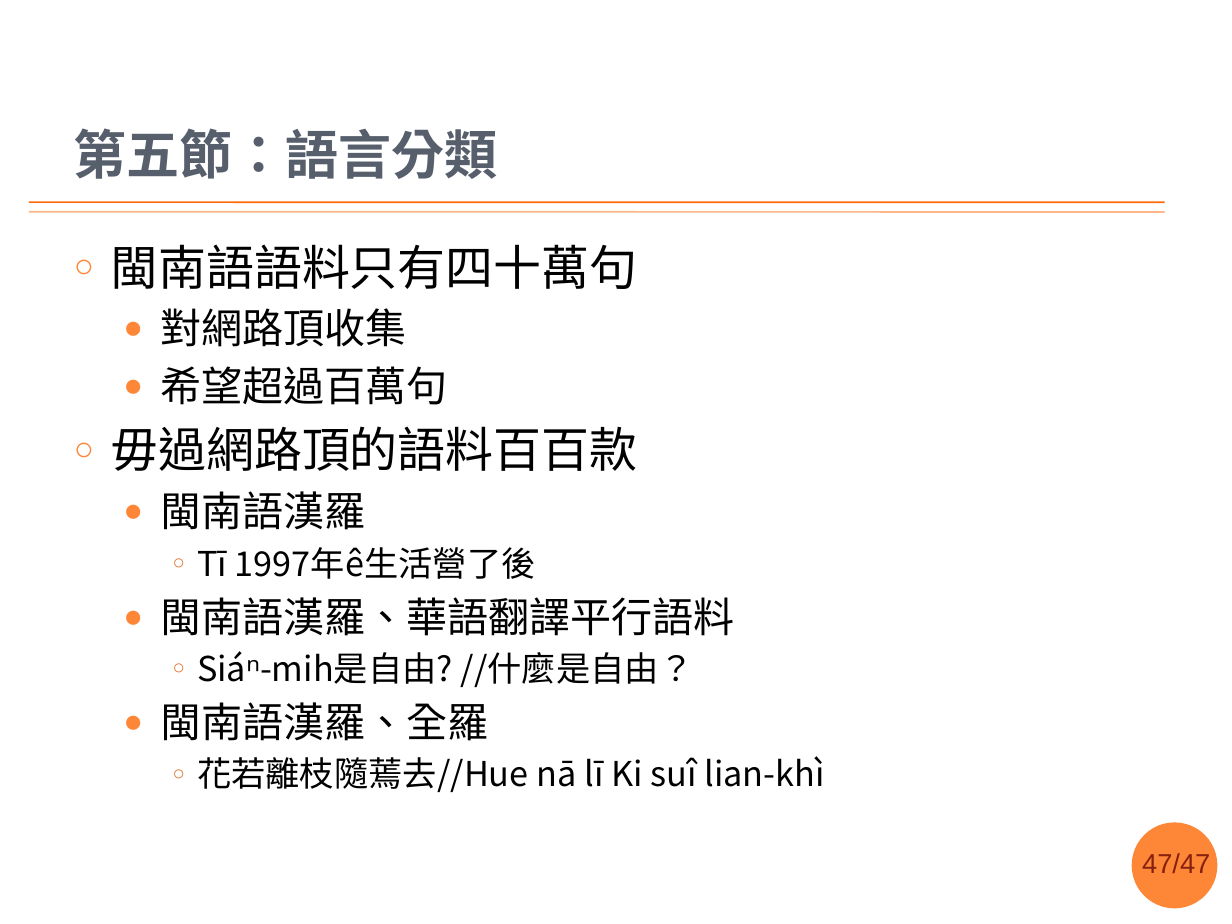
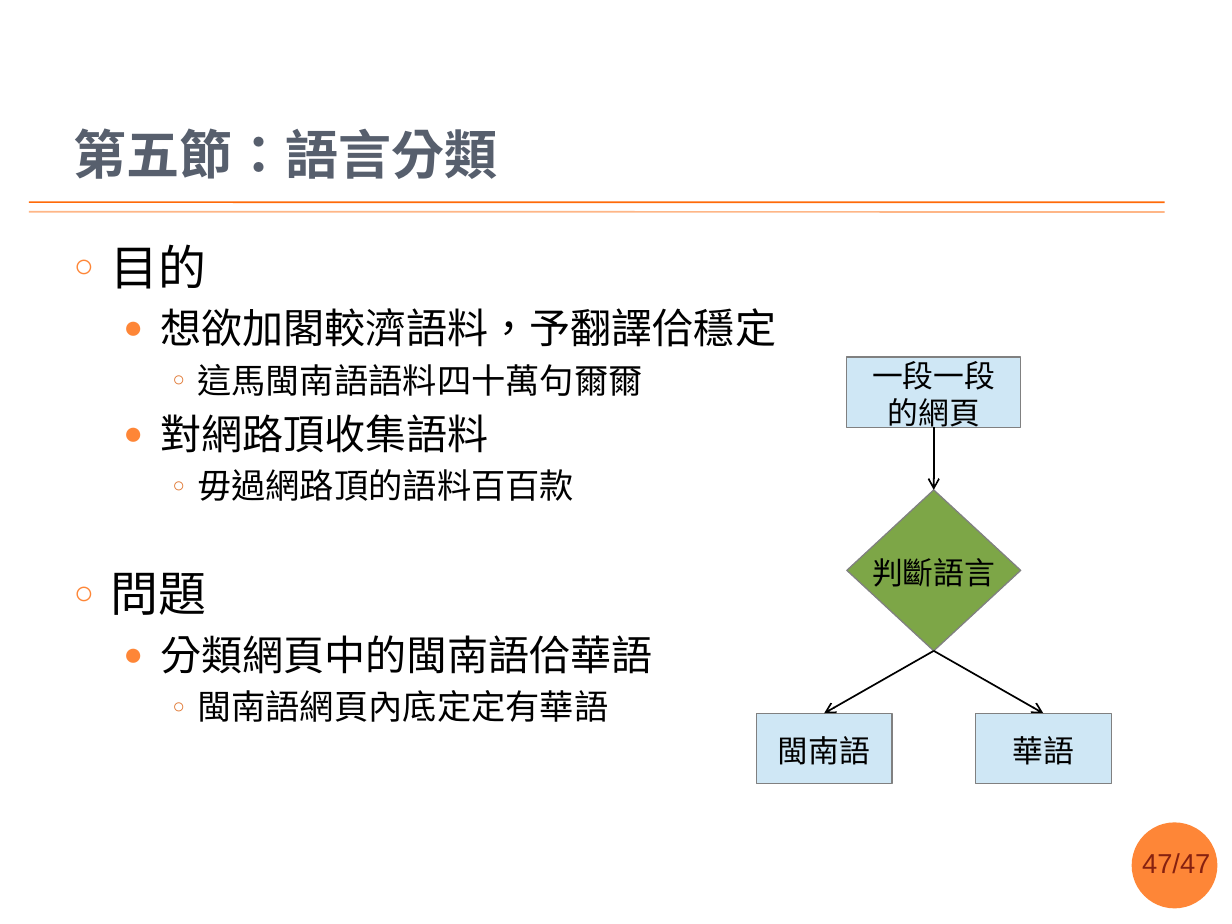
Before and after one commit to sih4sing5hong5/po3-ko3_tau5-iann2-phinn3, a slide deck: slide 47 of 翻譯報告.pptx. Drawn at 1232x924 pixels with LibreOffice and Linux fonts; fonts in the diff are those of the drawing; background and template pictures are left out. Boxes give left, top, right and bottom in pixels: in the first picture for what was removed or moved away, otherwise in the second. Text is boxed around its words. In the diff, an @@ line names an element or a change of style, - is before the commit and + after.

Commit message:
語言判斷賰表 丞宏

```diff
--- a/翻譯報告.pptx
+++ b/翻譯報告.pptx
@@ text at (111, 244, 776, 453): text changed @@
-○ 閩南語語料只有四十萬句
-  ● 對網路頂收集
-  ● 希望超過百萬句
+○ 目的
+  ● 想欲加閣較濟語料，予翻譯佮穩定
+    ○ 這馬閩南語語料四十萬句爾爾
+  ● 對網路頂收集語料
@@ text at (197, 469, 574, 501): size 28 to 20 pt in "毋過網路頂的語料百百款"; list level 1 to 3 in "毋過網路頂的語料百百款"; bullet colour #FE8637 to #E0752F @@
@@ text at (111, 572, 653, 722): text changed; size 20 to 24 pt @@
-  ● 閩南語漢羅
-    ○ Tī 1997年ê生活營了後
-  ● 閩南語漢羅、華語翻譯平行語料
-    ○ Siáⁿ-mih是自由? //什麼是自由？
-  ● 閩南語漢羅、全羅
-    ○ 花若離枝隨蔫去//Hue nā lī Ki suî lian-khì
+○ 問題
+  ● 分類網頁中的閩南語佮華語
+    ○ 閩南語網頁內底定定有華語
@@ group added at (756, 357, 1111, 784): 3 rectangles, 3 arrows, 1 diamond @@
+判斷語言
+一段一段
+的網頁
+閩南語
+華語
```
Also in this commit, not shown: 3 other slides changed, 1 slide added.
